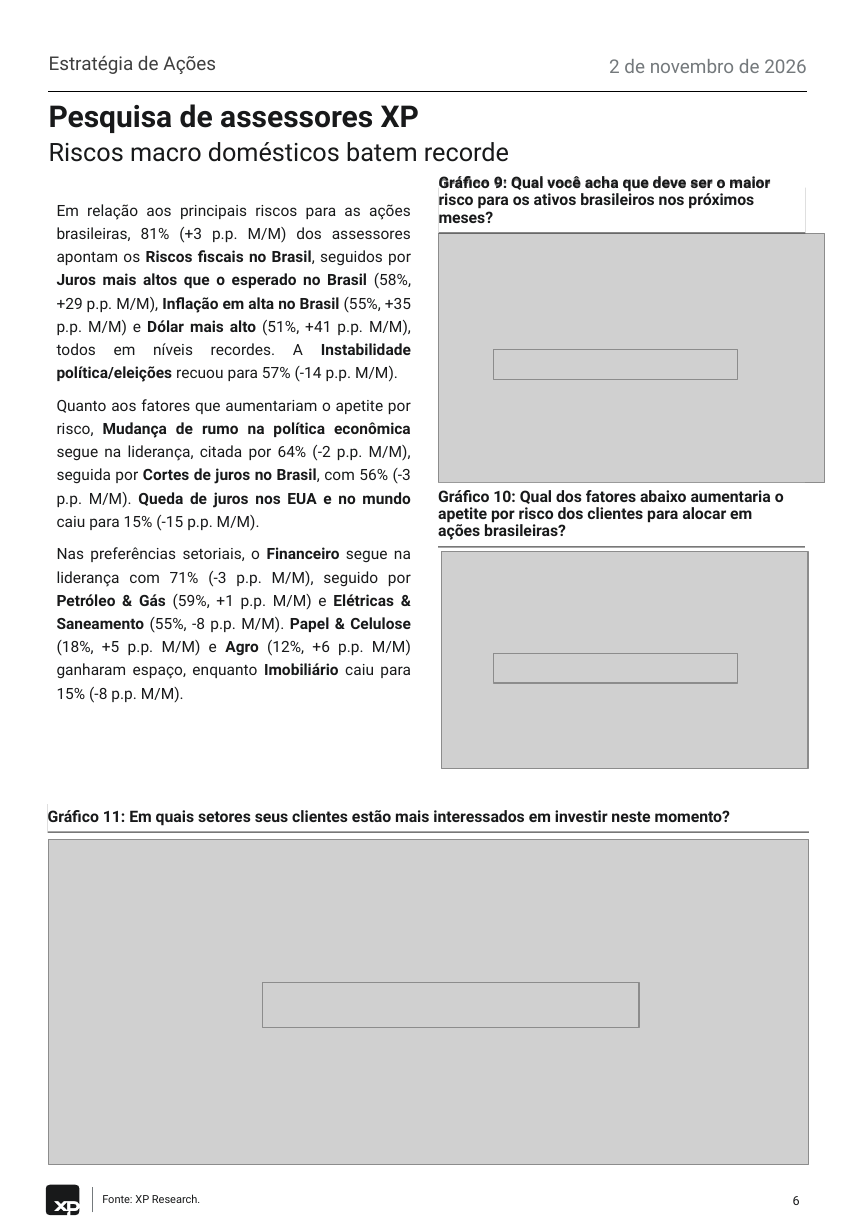
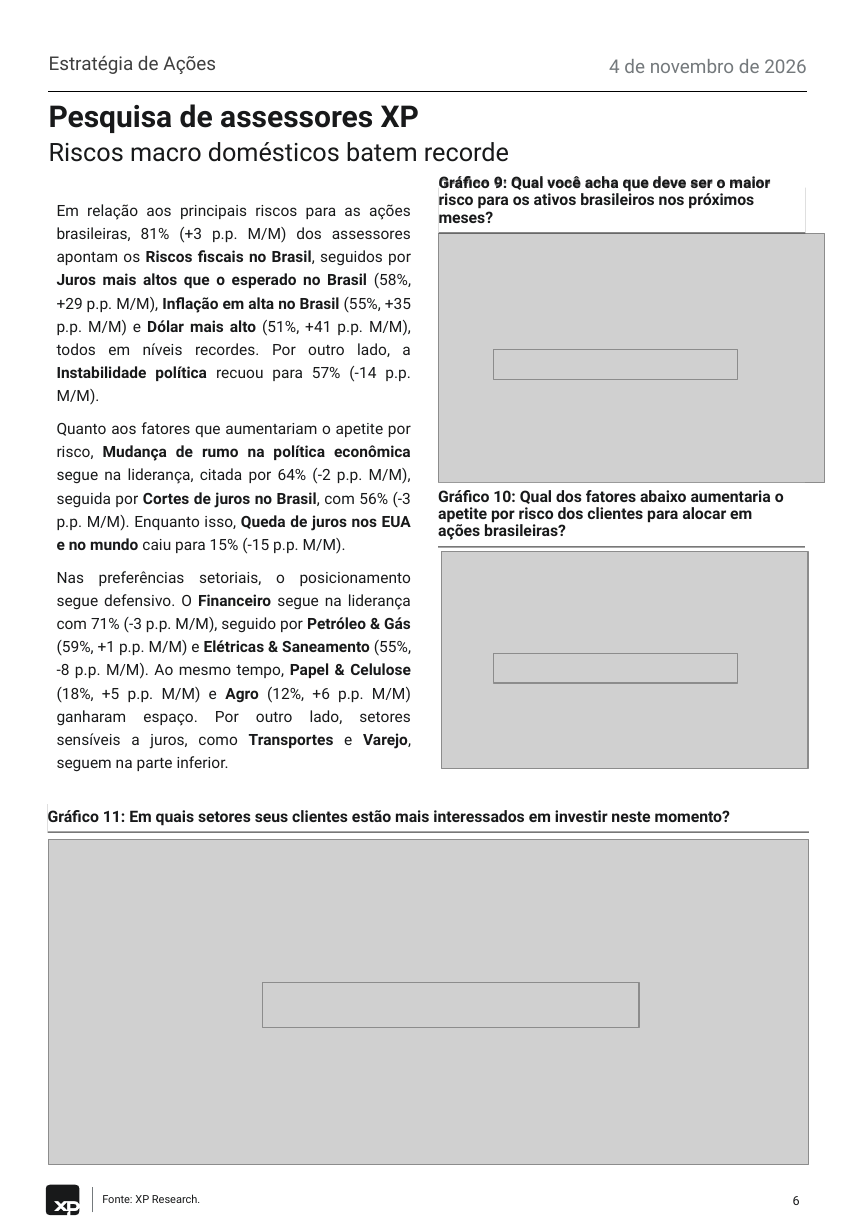
Before and after one commit to CaioLSouza/datasets, a slide deck: slide 6 of pesquisa_assessores_outubro_2026/XP Pesquisa de Assessores - Outubro 2026.pptx. Drawn at 853x1232 pixels with LibreOffice and Linux fonts; fonts in the diff are those of the drawing; grey boxes stand for pictures. Boxes give left, top, right and bottom in pixels: in the first picture for what was removed or moved away, otherwise in the second. Text is boxed around its words. In the diff, an @@ line names an element or a change of style, - is before the commit and + after.

```diff
--- a/pesquisa_assessores_outubro_2026/XP Pesquisa de Assessores - Outubro 2026.pptx
+++ b/pesquisa_assessores_outubro_2026/XP Pesquisa de Assessores - Outubro 2026.pptx
@@ text at [609, 59, 807, 73]: text changed @@
-2 de novembro de 2026
+4 de novembro de 2026
@@ text at [57, 204, 411, 772]: text changed @@
-Em relação aos principais riscos para as ações brasileiras, 81% (+3 p.p. M/M) dos assessores apontam os Riscos fiscais no Brasil, seguidos por Juros mais altos que o esperado no Brasil (58%, +29 p.p. M/M), Inflação em alta no Brasil (55%, +35 p.p. M/M) e Dólar mais alto (51%, +41 p.p. M/M), todos em níveis recordes. A Instabilidade política/eleições recuou para 57% (-14 p.p. M/M).
-Quanto aos fatores que aumentariam o apetite por risco, Mudança de rumo na política econômica segue na liderança, citada por 64% (-2 p.p. M/M), seguida por Cortes de juros no Brasil, com 56% (-3 p.p. M/M). Queda de juros nos EUA e no mundo caiu para 15% (-15 p.p. M/M).
-Nas preferências setoriais, o Financeiro segue na liderança com 71% (-3 p.p. M/M), seguido por Petróleo & Gás (59%, +1 p.p. M/M) e Elétricas & Saneamento (55%, -8 p.p. M/M). Papel & Celulose (18%, +5 p.p. M/M) e Agro (12%, +6 p.p. M/M) ganharam espaço, enquanto Imobiliário caiu para 15% (-8 p.p. M/M).
+Em relação aos principais riscos para as ações brasileiras, 81% (+3 p.p. M/M) dos assessores apontam os Riscos fiscais no Brasil, seguidos por Juros mais altos que o esperado no Brasil (58%, +29 p.p. M/M), Inflação em alta no Brasil (55%, +35 p.p. M/M) e Dólar mais alto (51%, +41 p.p. M/M), todos em níveis recordes. Por outro lado, a Instabilidade política recuou para 57% (-14 p.p. M/M).
+Quanto aos fatores que aumentariam o apetite por risco, Mudança de rumo na política econômica segue na liderança, citada por 64% (-2 p.p. M/M), seguida por Cortes de juros no Brasil, com 56% (-3 p.p. M/M). Enquanto isso, Queda de juros nos EUA e no mundo caiu para 15% (-15 p.p. M/M).
+Nas preferências setoriais, o posicionamento segue defensivo. O Financeiro segue na liderança com 71% (-3 p.p. M/M), seguido por Petróleo & Gás (59%, +1 p.p. M/M) e Elétricas & Saneamento (55%, -8 p.p. M/M). Ao mesmo tempo, Papel & Celulose (18%, +5 p.p. M/M) e Agro (12%, +6 p.p. M/M) ganharam espaço. Por outro lado, setores sensíveis a juros, como Transportes e Varejo, seguem na parte inferior.
```
Also in this commit, not shown: 6 other slides changed, 3 other files.
